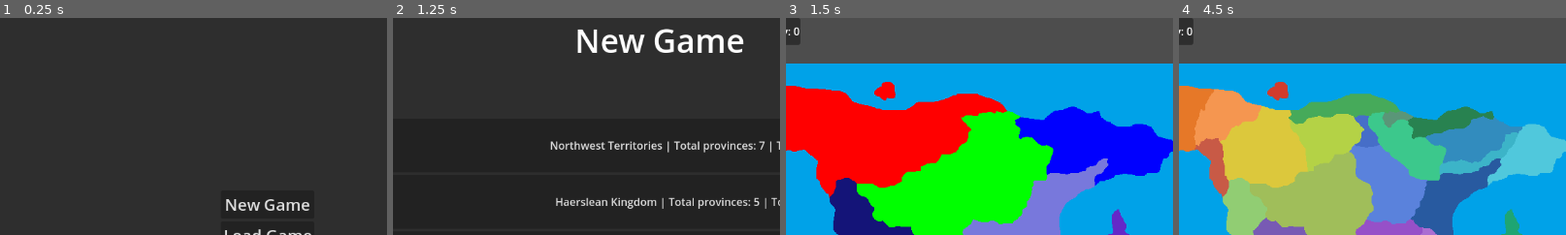
Above: before the commit, frames 1-4 (left to right).
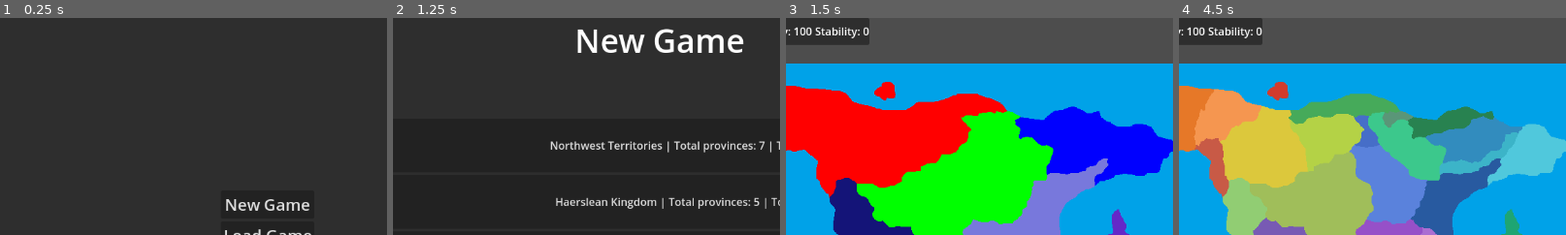
Above: after the commit, the same moments.

Repository: tsallustro/map-game
Game: Godot game, scene res://scenes/mainmenu.tscn
The game is run twice, just before and just after one commit, with the same random seed, the same clock (stepped at 60 frames per second) and the same inputs.
Inputs:
- Up to frame 1 (0.25 s): no input
- Up to frame 2 (1.25 s): click "New Game" at 0.5 s
- Up to frame 3 (1.5 s): click "Northwest Territories | Total…" at 1.25 s
- Up to frame 4 (4.5 s): click "+" at 2 s; click "-" at 2.75 s; click "+" at 3.5 s; click "Provinces" at 4.25 s
The pictures show only the part of the screen within x 16-65%, y 0-50%; the shares and areas given below are measured in that part.

Frames 1-2 are identical in both runs. In frame 3, 2.1% of the frame differs, in the area x 2-22%, y 0-13%; in frame 4, 2.1%.
Error in both runs: Invalid access to property or key of type 'String' on a base object of type 'Dictionary'. (res://scripts/autoload/GameState.gd:261)

Commit message:
stability; event engine improvements

Diff:
--- a/data/countries.json
+++ b/data/countries.json
@@ -7,7 +7,7 @@
 			0.0
 		],
 		"type": "MONARCHY",
-		"money": 0
+		"money": 100
 	},
 	"HRS": {
 		"name": "Haerslean Kingdom",
@@ -17,7 +17,7 @@
 			0.0
 		],
 		"type": "MONARCHY",
-		"money": 0
+		"money": 100
 	},
 	"NET": {
 		"name": "Northeastern Tribes",
@@ -27,7 +27,7 @@
 			255.0
 		],
 		"type": "TRIBAL",
-		"money": 0
+		"money": 100
 	},
 	"NYM": {
 		"name": "Kingdom of Nymbria",
@@ -37,7 +37,7 @@
 			220.0
 		],
 		"type": "MONARCHY",
-		"money": 0
+		"money": 100
 	},
 	"ORM": {
 		"name": "Ormireth Territories",
@@ -47,7 +47,7 @@
 			120.0
 		],
 		"type": "TRIBAL",
-		"money": 0
+		"money": 100
 	},
 	"NEU": {
 		"name": "United Kingdom of Neuver Island",
@@ -57,7 +57,7 @@
 			200.0
 		],
 		"type": "MONARCHY",
-		"money": 0
+		"money": 100
 	},
 	"MOR": {
 		"name": "Republic of Morintrie",
@@ -67,7 +67,7 @@
 			40.0
 		],
 		"type": "REPUBLIC",
-		"money": 0
+		"money": 100
 	},
 	"EMB": {
 		"name": "Emberfall",
@@ -77,7 +77,7 @@
 			80.0
 		],
 		"type": "REPUBLIC",
-		"money": 0
+		"money": 100
 	},
 	"AST": {
 		"name": "Kingdom of Astravia",
@@ -87,6 +87,6 @@
 			155.0
 		],
 		"type": "MONARCHY",
-		"money": 0
+		"money": 100
 	}
 }
--- a/events/events.json
+++ b/events/test_events.json
@@ -8,7 +8,7 @@
                 "text": "Ok"
             },
             {
-                "text": "Wow"
+                "text": "Wow!"
             }
         ]
     },
@@ -20,7 +20,7 @@
             {
                 "text": "Neat",
                 "effects":{
-                    "money":100
+                    "add_money":100
                 }
             }
 
@@ -35,11 +35,43 @@
             {
                 "text": "Aww man",
                 "effects":{
-                    "money":-10
+                    "add_money":-10
+                }
+            }
+
+        ]
+
+    },
+    "e_test_gain_stab": {
+        "name": "Test Gain stability Event",
+        "desc": "This event tests adding money! :D",
+        "MTTH": 30,
+        "options": [
+            {
+                "text": "Hooray!",
+                "effects":{
+                    "add_stability":1
+                }
+            }
+
+        ]
+
+    },
+    "e_test_lose_stab": {
+        "name": "Test Lose stability Event",
+        "desc": "This event tests losing money! D:",
+        "MTTH": 30,
+        "options": [
+            {
+                "text": "Aww shucks!",
+                "effects":{
+                    "add_stability":-1
                 }
             }
 
         ]
 
     }
+
+
 }
--- a/prefabs/event_display.tscn
+++ b/prefabs/event_display.tscn
@@ -8,10 +8,10 @@
 anchor_top = 0.5
 anchor_right = 0.5
 anchor_bottom = 0.5
-offset_left = -47.0
-offset_top = -11.5
-offset_right = 47.0
-offset_bottom = 11.5
+offset_left = -192.0
+offset_top = -27.0
+offset_right = 192.0
+offset_bottom = 27.0
 grow_horizontal = 2
 grow_vertical = 2
 script = ExtResource("1_dkh4k")
@@ -28,6 +28,7 @@
 [node name="EventDescLabel" type="Label" parent="VBoxContainer"]
 layout_mode = 2
 text = "Event Desc"
+autowrap_mode = 2
 
 [node name="OptionsContainer" type="VBoxContainer" parent="VBoxContainer"]
 layout_mode = 2
--- a/scenes/main.tscn
+++ b/scenes/main.tscn
@@ -55,6 +55,10 @@
 [node name="MoneyLabel" type="Label" parent="UI/TopLeftPanel/HBoxContainer"]
 layout_mode = 2
 text = "Money: 0"
+
+[node name="StabLabel" type="Label" parent="UI/TopLeftPanel/HBoxContainer"]
+layout_mode = 2
+text = "Stability: 0"
 
 [node name="TimePanel" type="PanelContainer" parent="UI"]
 anchors_preset = 1
--- a/scripts/UI/TopLeftPanel.gd
+++ b/scripts/UI/TopLeftPanel.gd
@@ -1,7 +1,7 @@
 extends PanelContainer
 @onready var playerTagLabel: Label = $HBoxContainer/PlayerTagLabel
 @onready var moneyLabel: Label = $HBoxContainer/MoneyLabel
-
+@onready var stabLabel: Label = $HBoxContainer/StabLabel
 
 var has_loaded = false
 # Called when the node enters the scene tree for the first time.
@@ -17,7 +17,9 @@
 func _on_new_tick(_new_time: Dictionary) -> void:
 	var money_amount = GameState.money_by_country_id[GameState.player_tag]
 	moneyLabel.text = "Money: %d"%[money_amount]
+	stabLabel.text="Stability: %d"%[GameState.countries[GameState.player_tag]["stability"]]
 
 func _initialize():
 	playerTagLabel.text = "Player Tag: "+GameState.player_tag
+	_on_new_tick(GameState.current_date)
 	has_loaded = true
--- a/scripts/autoload/EventEngine.gd
+++ b/scripts/autoload/EventEngine.gd
@@ -6,7 +6,8 @@
 var events_list : Dictionary = {}
 
 var effect_handlers: Dictionary = {
-	"money": _handle_money
+	"add_money": _handle_add_money,
+	"add_stability": _handle_add_stability
 }
 
 
@@ -17,8 +18,8 @@
 
 
 func _init_events() -> void:
-	events_list = Utils.load_json_dict("res://events/events.json")
-
+	events_list = Utils.load_json_dict("res://events/test_events.json")
+	print(events_list)
 func _on_date_changed(_new_date: Dictionary)->void:
 	# Country scope events
 	pulse_countdown_days = pulse_countdown_days - 1
@@ -55,6 +56,10 @@
 		handler.call(country_id, value)
 
 # Effects
-func _handle_money(country_id: String, amount: int)->void:
+func _handle_add_money(country_id: String, amount: int)->void:
 	print("EVENT HANDLER: MONEY")
 	GameState.add_money(country_id, amount)
+
+func _handle_add_stability(country_id: String, amount: int)->void:
+	print("EVENT HANDLER: STAB")
+	GameState.add_stability(country_id, amount)
--- a/scripts/autoload/GameState.gd
+++ b/scripts/autoload/GameState.gd
@@ -85,7 +85,7 @@
 		province_count_by_country_id[cid] = 0
 		total_infra_by_country_id[cid] = 0
 		money_by_country_id[cid] = countries[cid]["money"]
-
+		countries[cid]["stability"] = 0
 	# Terrain color indexing
 	terrain_color.clear()
 	for t in range(terrain.size()):
@@ -304,6 +304,11 @@
 	money_by_country_id[country_id] = new_amount
 	emit_signal("force_reload_TL_panel")
 
+func add_stability(country_id: String, amount: int)->void:
+	var new_amount = max(min(countries[country_id]["stability"]+amount, 5),-5)
+	countries[country_id]["stability"] = new_amount
+	emit_signal("force_reload_TL_panel")
+
 # Province selection/highlight
 func select_province_by_maskkey(mask_key: String) -> void:
 	var idx: int = province_index_by_maskkey.get(mask_key, -1)
--- a/scripts/autoload/LimboConsoleConfig.gd
+++ b/scripts/autoload/LimboConsoleConfig.gd
@@ -49,7 +49,7 @@
 
 func event(event_id : String):
 	if event_id in EventEngine.events_list: EventEngine.fire_event_by_id(event_id, GameState.player_tag)
-	else: LimboConsole.Error("%s is not a valid event id" % [event_id])
+	else: LimboConsole.error("%s is not a valid event id" % [event_id])
 
 func save(save_name: String) -> void:
 	GameState.save_game_state(save_name)
Not shown, changed: TODO.txt
